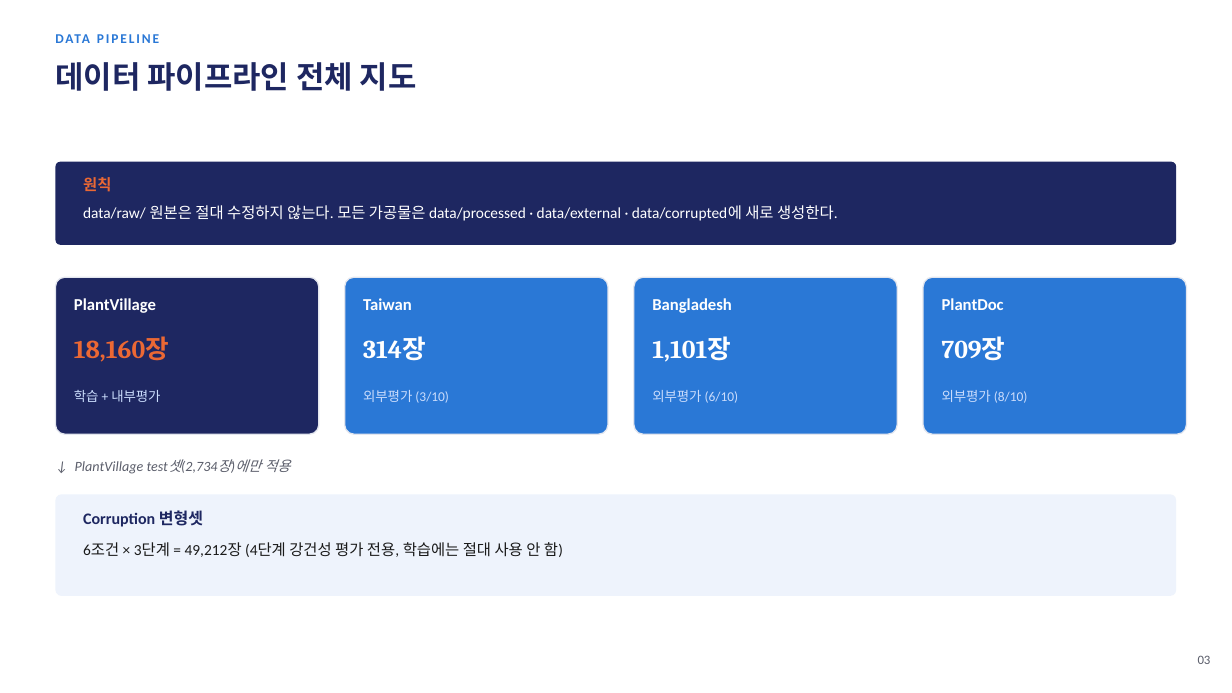
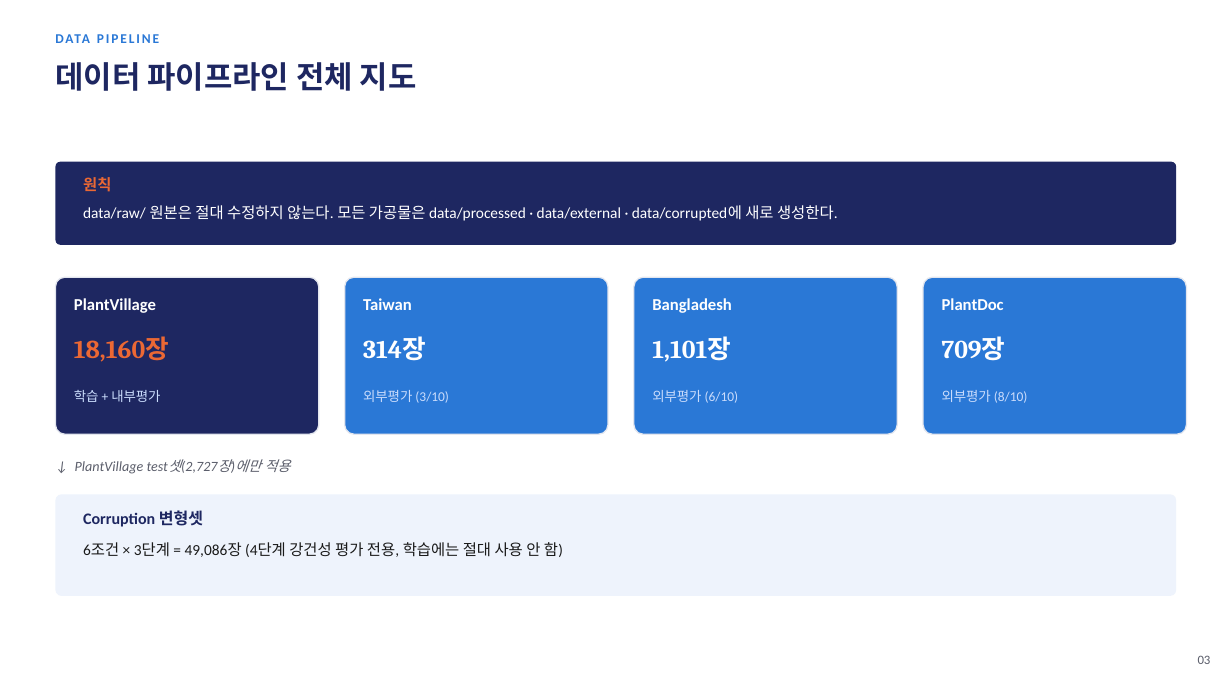
Before and after one commit to sara0813/tomato-disease-v2, a slide deck: slide 4 of docs/CNN_토마토_병해분류_V2_진행보고.pptx. Drawn at 1232x693 pixels with LibreOffice and Linux fonts; fonts in the diff are those of the drawing. Boxes give left, top, right and bottom in pixels: in the first picture for what was removed or moved away, otherwise in the second. Text is boxed around its words. In the diff, an @@ line names an element or a change of style, - is before the commit and + after.

```diff
--- a/docs/CNN_토마토_병해분류_V2_진행보고.pptx
+++ b/docs/CNN_토마토_병해분류_V2_진행보고.pptx
@@ text at bbox=[75, 459, 290, 474]: text changed @@
-↓ PlantVillage test셋(2,734장)에만 적용
+↓ PlantVillage test셋(2,727장)에만 적용
@@ text at bbox=[83, 542, 563, 557]: text changed @@
-6조건 × 3단계 = 49,212장 (4단계 강건성 평가 전용, 학습에는 절대 사용 안 함)
+6조건 × 3단계 = 49,086장 (4단계 강건성 평가 전용, 학습에는 절대 사용 안 함)
```
Also in this commit, not shown: 10 other slides changed, 1 other file.
